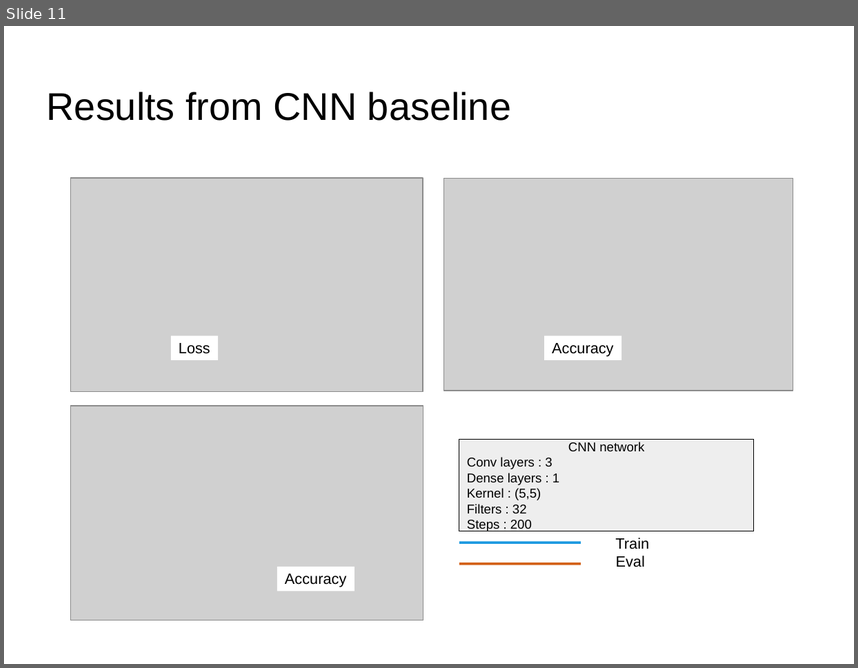
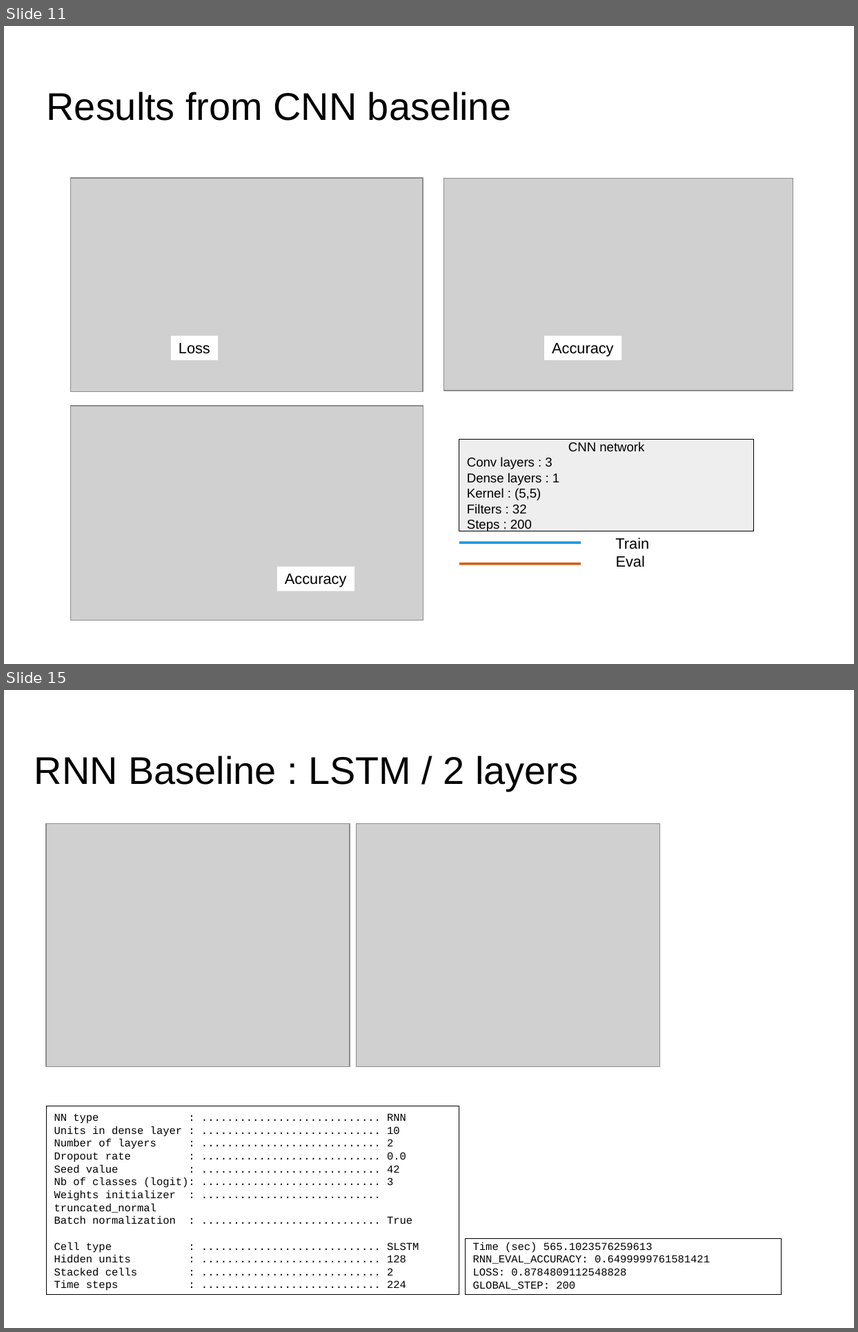
Before and after one commit to dataforcast/OC_Datascientist, a slide deck: P8/report/Openclassrooms_ParcoursDatascientist_P8-V1.odp. Shown one above the other, each under a label of ours: slide 11 before the commit, slides 11 and 15 after it; the slides between them are not shown. The pictures are 858x668 and 858x1332 pixels, drawn with LibreOffice and Linux fonts; fonts in the diff are those of the drawing; grey boxes stand for pictures; background and template pictures are left out. Boxes give left, top, right and bottom in pixels: in the first picture for what was removed or moved away, otherwise in the second. Text is boxed around its words. In the diff, an @@ line names an element or a change of style, - is before the commit and + after.

Commit message:
Adanet : implementation in baseline process of stacked RNN for simple RNN, LSTM and GRU

```diff
--- a/P8/report/Openclassrooms_ParcoursDatascientist_P8-V1.odp
+++ b/P8/report/Openclassrooms_ParcoursDatascientist_P8-V1.odp
@@ slide 15 added at bbox=[4, 690, 854, 1328], background picture (left out) @@
@@ title added at bbox=[34, 756, 578, 791], 36 pt, text #000000 @@
+RNN Baseline : LSTM / 2 layers
@@ picture added at bbox=[46, 823, 350, 1067] @@
@@ picture added at bbox=[357, 823, 660, 1067] @@
@@ rectangle added at bbox=[46, 1106, 459, 1294], outline #000000 0 pt, 10 pt, text #000000 @@
+NN type : ............................ RNN
+Units in dense layer : ............................ 10
+Number of layers : ............................ 2
+Dropout rate : ............................ 0.0
+Seed value : ............................ 42
+Nb of classes (logit): ............................ 3
+Weights initializer : ............................ truncated_normal
+Batch normalization : ............................ True
+Cell type : ............................ SLSTM
+Hidden units : ............................ 128
+Stacked cells : ............................ 2
+Time steps : ............................ 224
@@ rectangle added at bbox=[466, 1239, 781, 1294], outline #000000 0 pt, 10 pt, text #000000 @@
+Time (sec) 565.1023576259613
+RNN_EVAL_ACCURACY: 0.6499999761581421
+LOSS: 0.8784809112548828
+GLOBAL_STEP: 200
```
Also in this commit, not shown: 4 other slides added, 6 other files.
